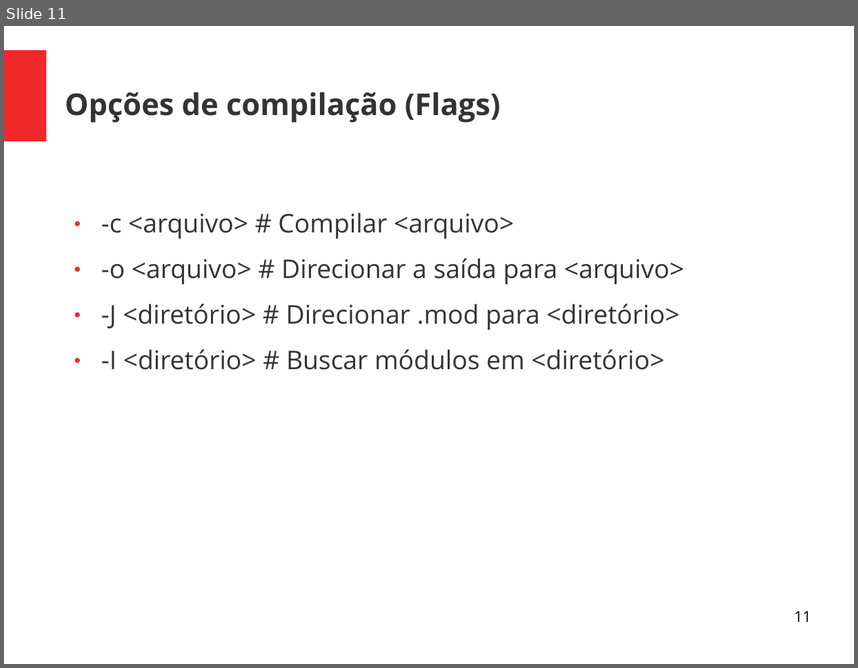
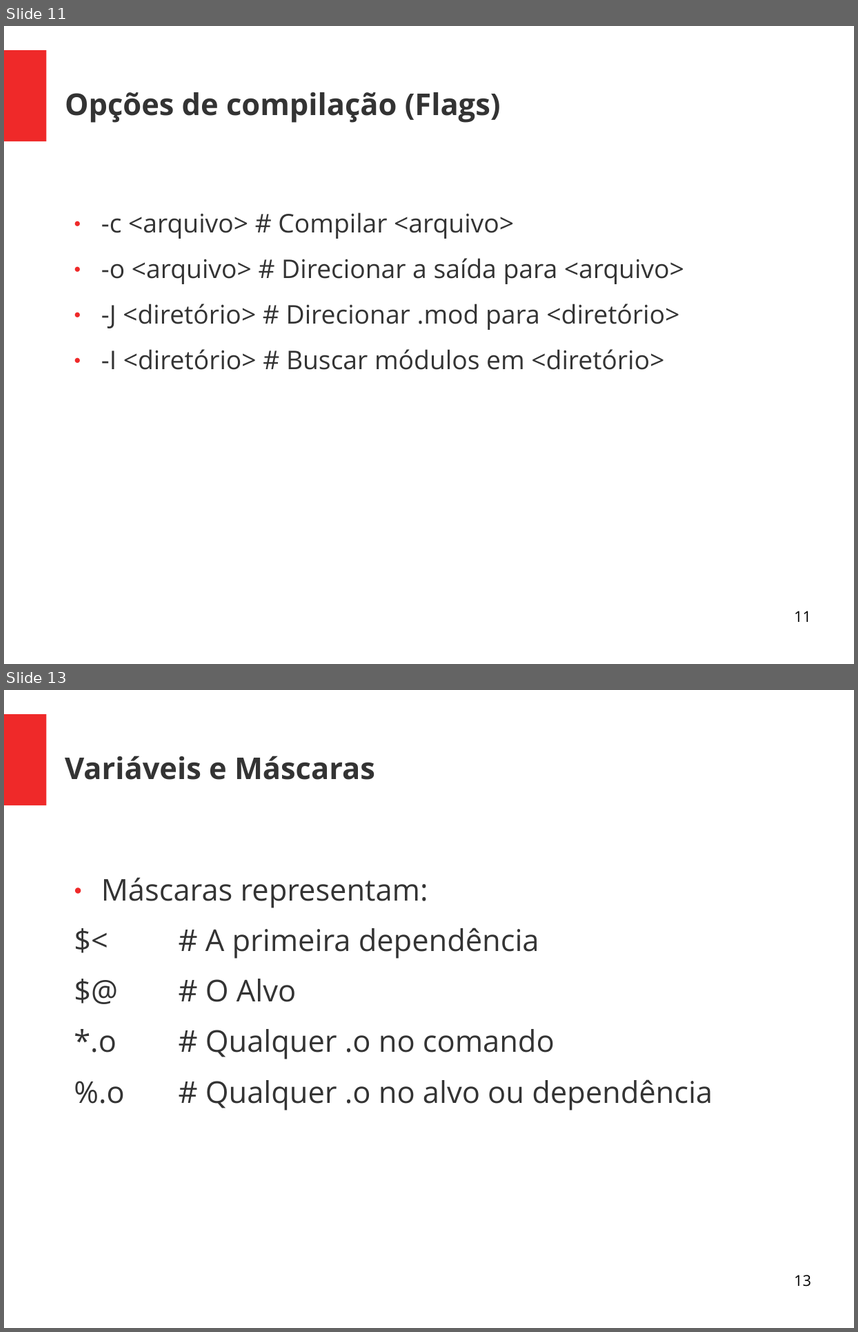
Before and after one commit to Geofisicando/curso-Makefile, a slide deck: slides/Apresentação_curso_Makefile.ppt. Shown one above the other, each under a label of ours: slide 11 before the commit, slides 11 and 13 after it; the slides between them are not shown. The pictures are 858x668 and 858x1332 pixels, drawn with LibreOffice and Linux fonts; fonts in the diff are those of the drawing. Boxes give left, top, right and bottom in pixels: in the first picture for what was removed or moved away, otherwise in the second. Text is boxed around its words. In the diff, an @@ line names an element or a change of style, - is before the commit and + after.

Commit message:
Série de aulas sobre máscaras e variáveis

```diff
--- a/slides/Apresentação_curso_Makefile.ppt
+++ b/slides/Apresentação_curso_Makefile.ppt
@@ slide 13 added at box(4, 690, 854, 1328), background #FFFFFF; not listed: 1 template element that a slide beside it also shows @@
@@ title added at box(65, 756, 375, 780), 28 pt, text #333333, bold @@
+Variáveis e Máscaras
@@ text added at box(74, 877, 713, 1110), 28 pt, text #333333 @@
+● Máscaras representam:
+$< # A primeira dependência
+$@ # O Alvo
+*.o # Qualquer .o no comando
+%.o # Qualquer .o no alvo ou dependência
@@ page number added at box(794, 1274, 811, 1286), 14 pt, text #000000 @@
+13
```
Also in this commit, not shown: 1 other slide added, 18 other files.
